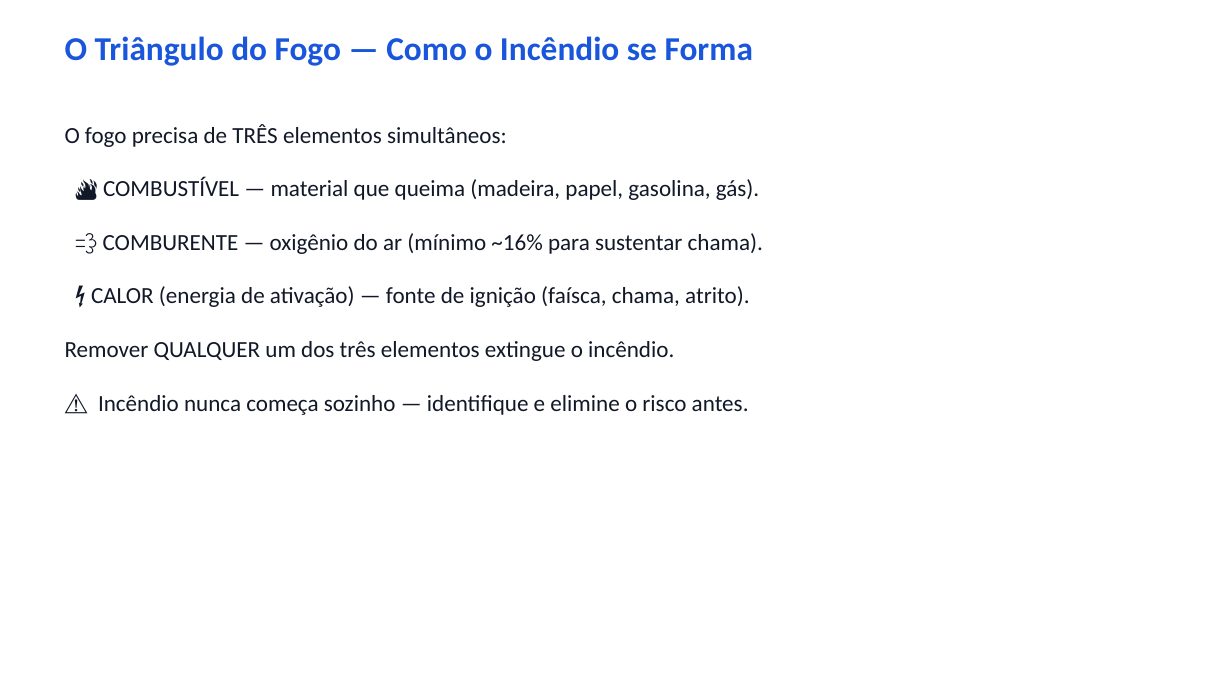
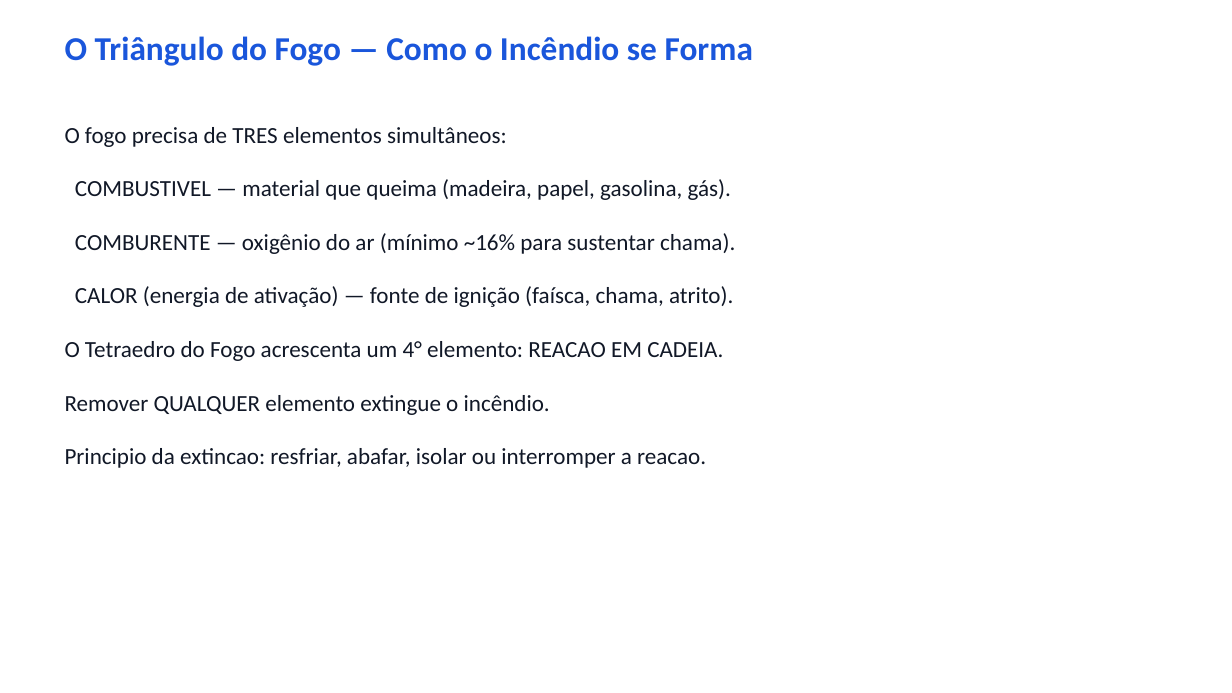
Before and after one commit to sanicolauvix/quiz-nr, a slide deck: slide 2 of 05_Extintores.pptx. Drawn at 1232x693 pixels with LibreOffice and Linux fonts; fonts in the diff are those of the drawing. Boxes give left, top, right and bottom in pixels: in the first picture for what was removed or moved away, otherwise in the second. Text is boxed around its words. In the diff, an @@ line names an element or a change of style, - is before the commit and + after.

```diff
--- a/05_Extintores.pptx
+++ b/05_Extintores.pptx
@@ text at [65, 127, 507, 147]: text changed @@
-O fogo precisa de TRÊS elementos simultâneos:
+O fogo precisa de TRES elementos simultâneos:
@@ text at [75, 179, 731, 200]: text changed @@
-🔥 COMBUSTÍVEL — material que queima (madeira, papel, gasolina, gás).
+COMBUSTIVEL — material que queima (madeira, papel, gasolina, gás).
@@ text at [75, 233, 735, 254]: text changed @@
-💨 COMBURENTE — oxigênio do ar (mínimo ~16% para sustentar chama).
+COMBURENTE — oxigênio do ar (mínimo ~16% para sustentar chama).
@@ text at [75, 286, 733, 307]: text changed @@
-⚡ CALOR (energia de ativação) — fonte de ignição (faísca, chama, atrito).
+CALOR (energia de ativação) — fonte de ignição (faísca, chama, atrito).
@@ text at [65, 341, 723, 361]: text changed @@
-Remover QUALQUER um dos três elementos extingue o incêndio.
+O Tetraedro do Fogo acrescenta um 4° elemento: REACAO EM CADEIA.
@@ text at [65, 395, 550, 415]: text changed @@
-⚠️ Incêndio nunca começa sozinho — identifique e elimine o risco antes.
+Remover QUALQUER elemento extingue o incêndio.
@@ text added at [65, 448, 706, 468], 18 pt, text #111827 @@
+Principio da extincao: resfriar, abafar, isolar ou interromper a reacao.
```
Also in this commit, not shown: 9 other slides changed, 7 other files.
